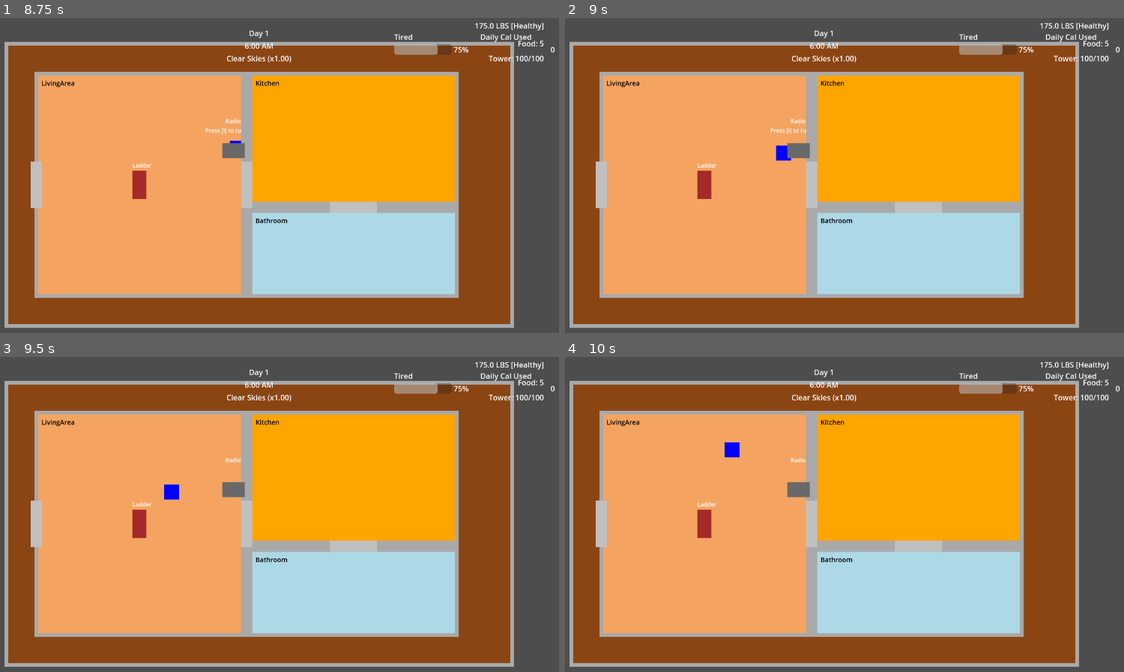
Above: before the commit, frames 1-4 (two rows, left to right).
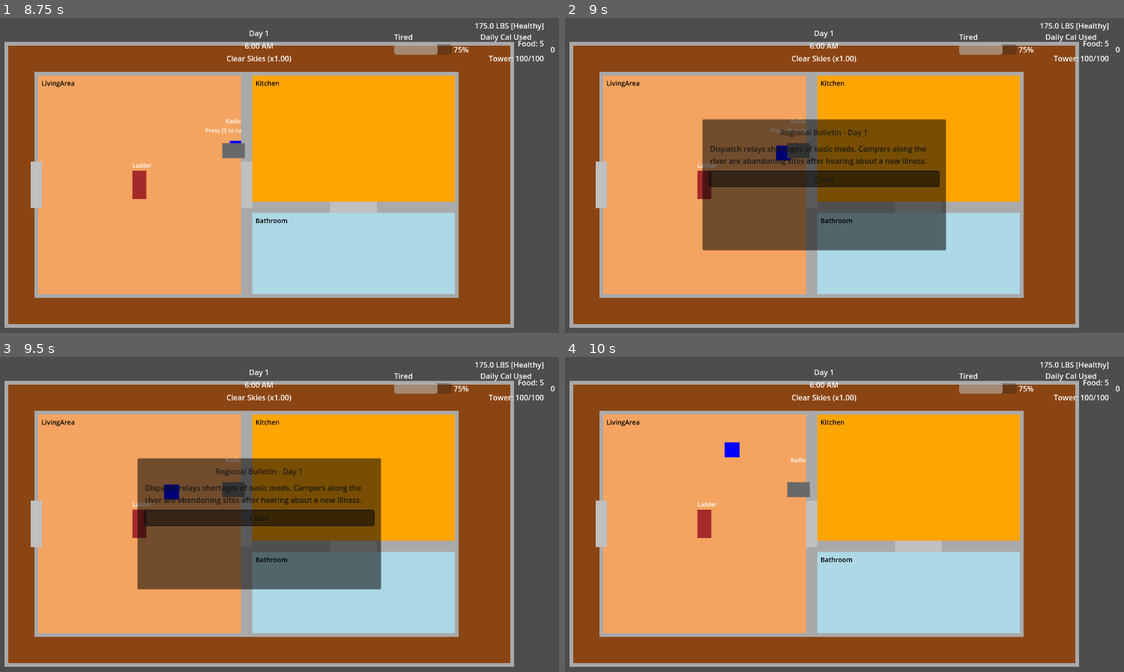
Above: after the commit, the same moments.

Repository: nexus382/firetower-game
Game: Godot game, scene res://scenes/Main.tscn
Two runs of this game, one before a commit and one after it. Both use one fixed random seed, a clock stepped at 60 frames per second and the inputs below.
Inputs:
- Up to frame 1 (8.75 s): tap Enter at 0.5, 3.5 s; hold I (interact) 0.53-1.28 s; hold W (move_up) 0.53-2.03 s; tap I (interact) every 1.5 s from 1.35 to 7.35 s; tap Space at 2, 8 s; hold I (interact) 2.03-2.78 s; hold A (move_left) 2.03-3.53 s; hold S (move_down) 3.53-4.28 s; hold I (interact) 3.53-4.28 s; hold D (move_right) 4.28-5.03 s; hold W (move_up) 5.03-5.78 s; hold I (interact) 5.03-5.78 s; hold D (move_right) 5.78-8.03 s; hold I (interact) 6.53-7.28 s; hold S (move_down) from 8.03 s (still down); hold I (interact) from 8.03 s (still down)
- Up to frame 2 (9 s): release S (move_down) at 8.78 s; release I (interact) at 8.78 s; hold A (move_left) from 8.78 s (still down); tap I (interact) at 8.85 s
- Up to frame 3 (9.5 s): keep holding A (move_left)
- Up to frame 4 (10 s): release A (move_left) at 9.53 s; hold W (move_up) from 9.53 s (still down); hold I (interact) from 9.53 s (still down)

Frame 1 is identical in both runs. In frame 2, 18% of the frame differs, in the area x 24-69%, y 32-74%; in frame 3, 18%; in frame 4, nothing differs.
Error before the commit: Invalid type in function 'format' in base 'String'. Cannot convert argument 2 from int to String. (res://scripts/objects/Radio.gd:64)

Commit message:
Fix radio broadcast title formatting

Diff:
--- a/scripts/objects/Radio.gd
+++ b/scripts/objects/Radio.gd
@@ -61,8 +61,9 @@
     if report.get("has_message", false) and !broadcast.is_empty():
         var title = broadcast.get("title", "Radio Update")
         var text = broadcast.get("text", static_text)
+        var day_value = report.get("day", 0)
         _show_panel_with_message({
-            "title": "{0} - Day {1}".format(title, report.get("day", 0)),
+            "title": "{0} - Day {1}".format([title, day_value]),
             "text": text
         })
     else:
